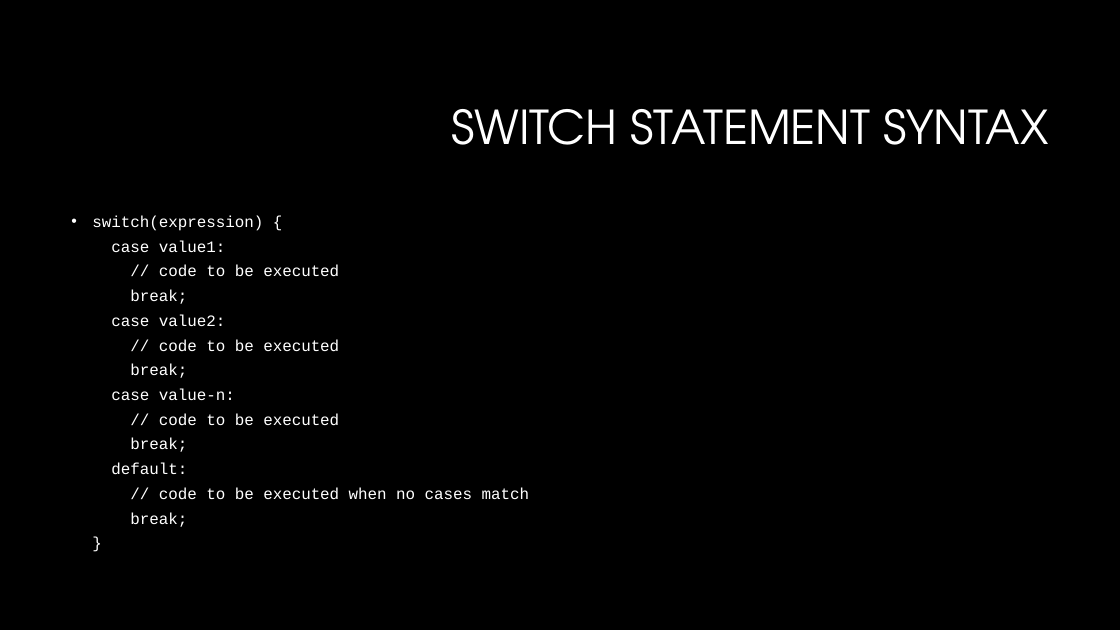
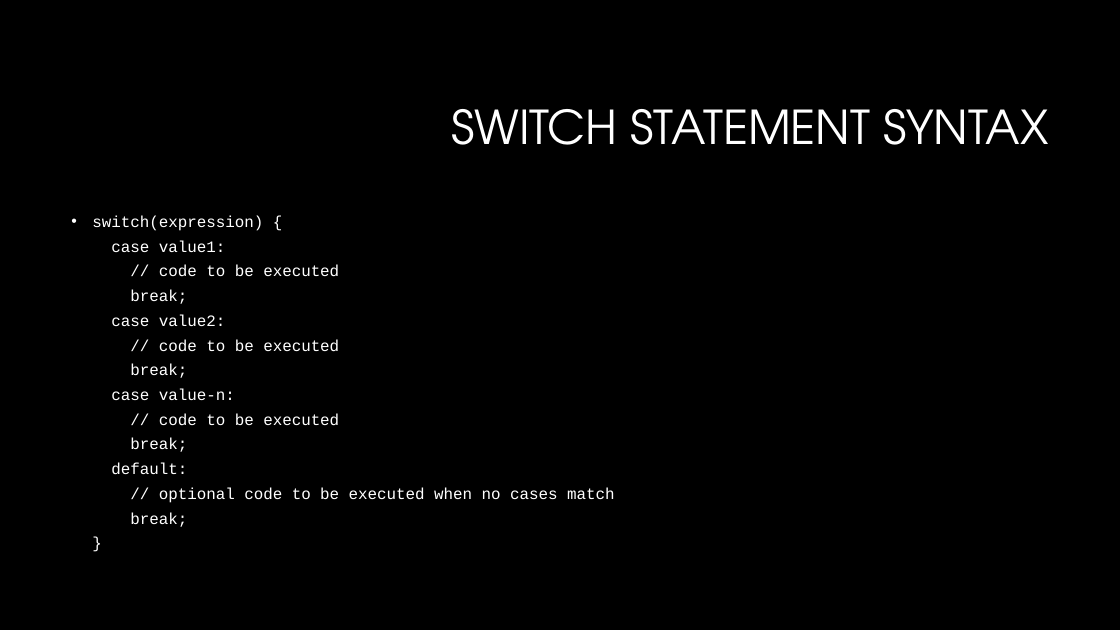
Before and after one commit to dtarvin/JavaScript-Class, a slide deck: slide 21 of slides for class/my slides/conditional-logic.pptx. Drawn at 1120x630 pixels with LibreOffice and Linux fonts; fonts in the diff are those of the drawing; background and template pictures are left out. Boxes give left, top, right and bottom in pixels: in the first picture for what was removed or moved away, otherwise in the second. Text is boxed around its words. In the diff, an @@ line names an element or a change of style, - is before the commit and + after.

```diff
--- a/slides for class/my slides/conditional-logic.pptx
+++ b/slides for class/my slides/conditional-logic.pptx
@@ text at <box>92,215,614,527</box>: text changed @@
-• switch(expression) {
-  case value1:
-  // code to be executed
-  break;
-  case value2:
-  // code to be executed
-  break;
-  case value-n:
-  // code to be executed
-  break;
-  default:
-  // code to be executed when no cases match
-  break;
-  }
+• switch(expression) {
+  case value1:
+  // code to be executed
+  break;
+  case value2:
+  // code to be executed
+  break;
+  case value-n:
+  // code to be executed
+  break;
+  default:
+  // optional code to be executed when no cases match
+  break;
+  }
```
Also in this commit, not shown: 1 other slide changed, 5 slides added, 31 other files.
